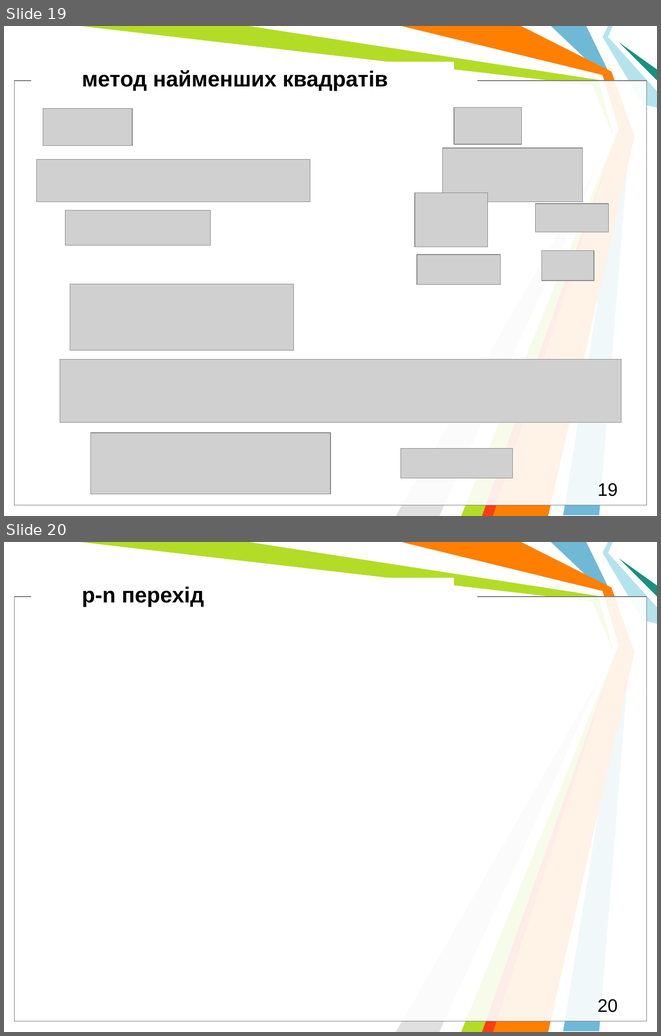
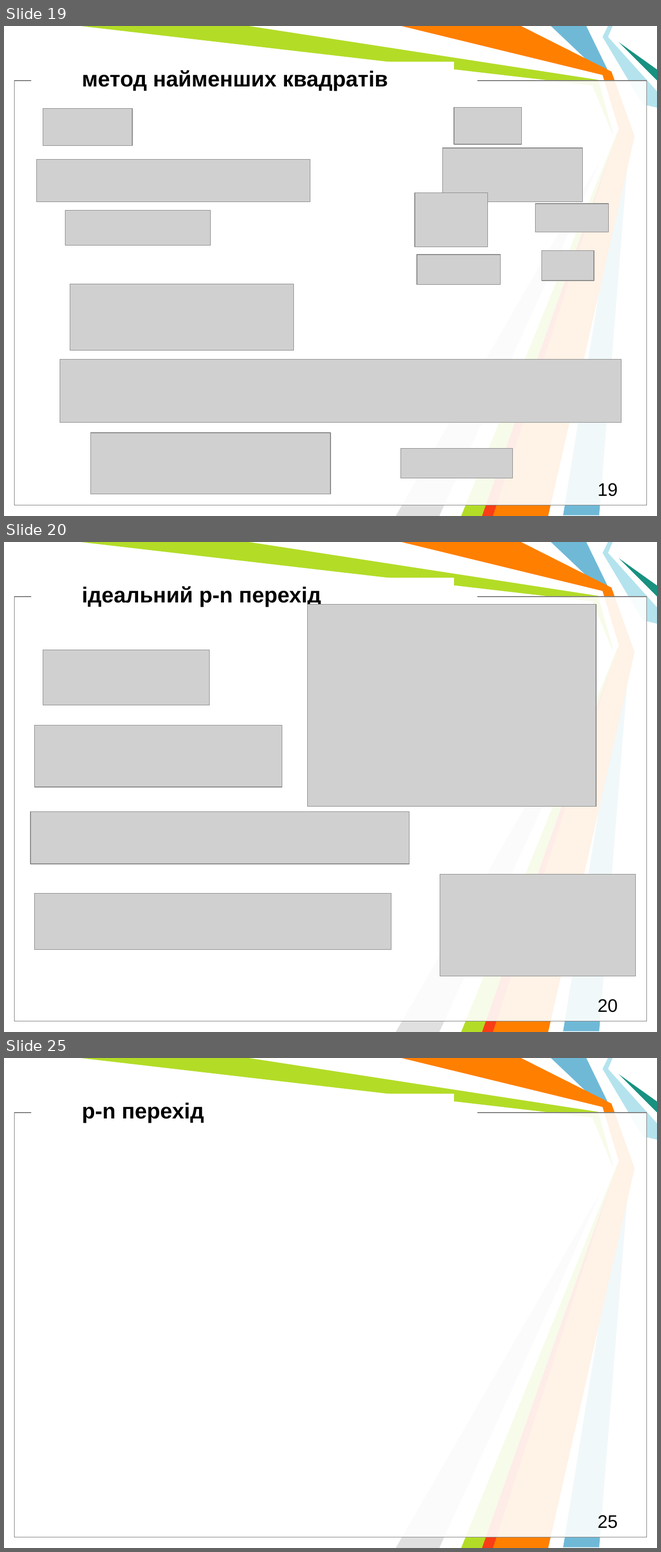
Before and after one commit to l432/NMK, a slide deck: Lecture/DAAD/DAAD_Models.pptm. Shown one above the other, each under a label of ours: slides 19 and 20 before the commit, slides 19, 20 and 25 after it; the slides between them are not shown. The pictures are 661x1036 and 661x1552 pixels, drawn with LibreOffice and Linux fonts; fonts in the diff are those of the drawing; grey boxes stand for pictures; background and template pictures are left out. Boxes give left, top, right and bottom in pixels: in the first picture for what was removed or moved away, otherwise in the second. Text is boxed around its words. In the diff, an @@ line names an element or a change of style, - is before the commit and + after.

```diff
--- a/Lecture/DAAD/DAAD_Models.pptm
+++ b/Lecture/DAAD/DAAD_Models.pptm
@@ slide 20 added at (4, 542, 657, 1032), background #FFFFFF; not listed: 11 template elements that a slide beside it also shows @@
@@ text added at (82, 586, 321, 607), 24 pt, text #000000, bold @@
+ідеальний p-n перехід
@@ picture added at (308, 604, 596, 806) @@
@@ picture added at (43, 650, 209, 705) @@
@@ picture added at (35, 725, 282, 787) @@
@@ picture added at (31, 812, 409, 864) @@
@@ picture added at (440, 874, 636, 976) @@
@@ picture added at (35, 893, 391, 950) @@
@@ page number added at (598, 999, 618, 1012), 20 pt, text #000000 @@
+20
@@ what was slide 20 is now slide 25 @@
@@ page number at (598, 1515, 618, 1528): text changed @@
-20
+25
```
Also in this commit, not shown: 6 other slides added, 6 other files.
